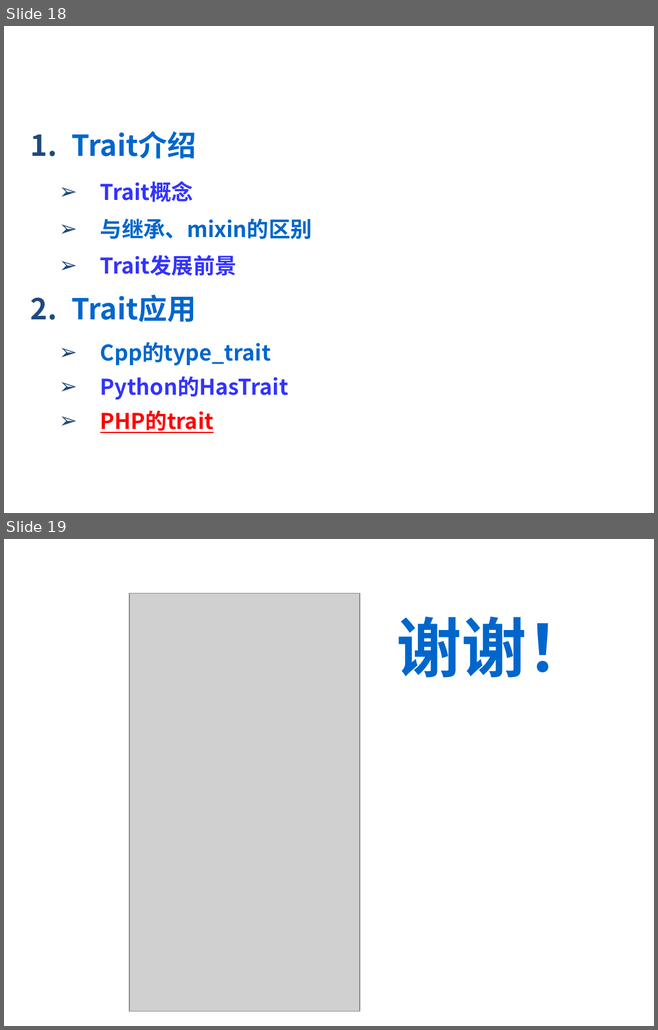
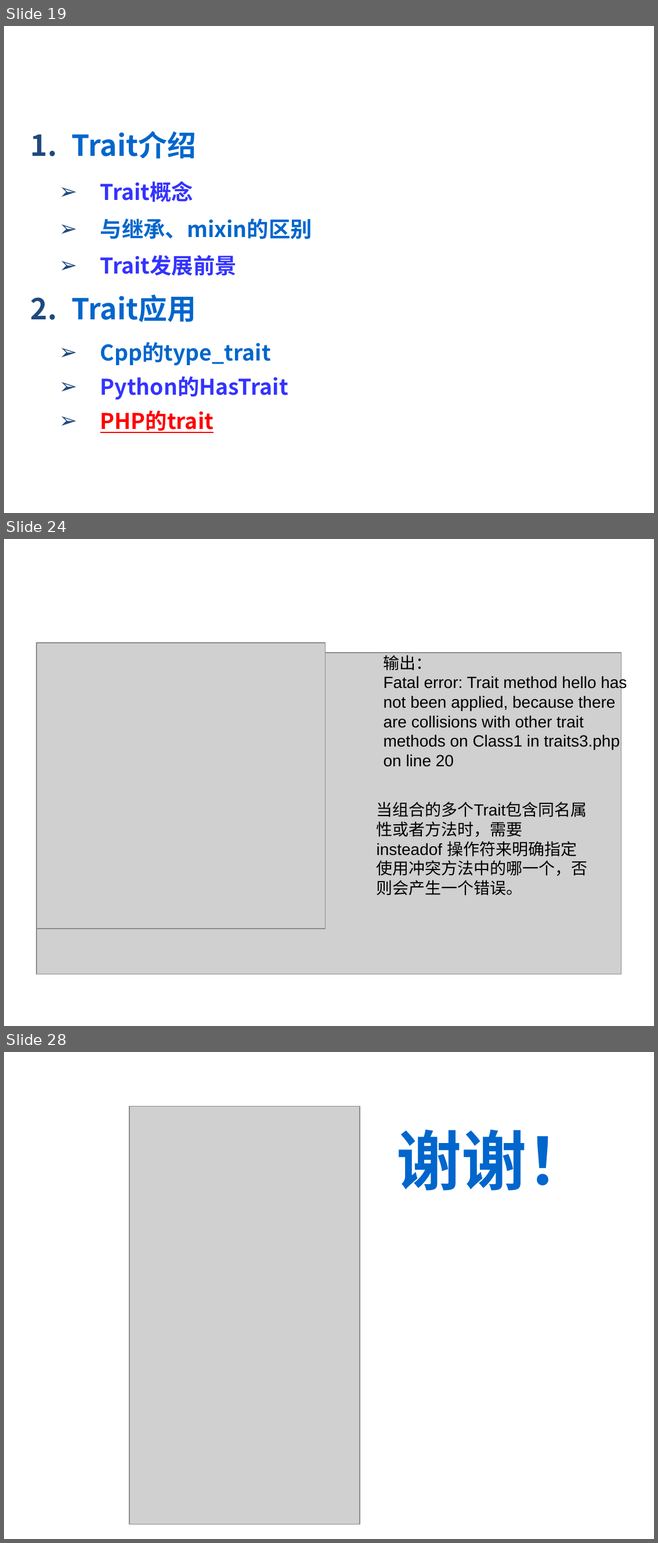
Before and after one commit to 2017-CompilerH-a3/Teamwork-Traits, a slide deck: trait.ppt. Shown one above the other, each under a label of ours: slides 18 and 19 before the commit, slides 19, 24 and 28 after it; the slides between them are not shown. The pictures are 658x1030 and 658x1543 pixels, drawn with LibreOffice and Linux fonts; fonts in the diff are those of the drawing; grey boxes stand for pictures; background and template pictures are left out. Boxes give left, top, right and bottom in pixels: in the first picture for what was removed or moved away, otherwise in the second. Text is boxed around its words. In the diff, an @@ line names an element or a change of style, - is before the commit and + after.

```diff
--- a/trait.ppt
+++ b/trait.ppt
@@ slide 24 added at box(4, 539, 654, 1026), background picture (left out) @@
@@ text added at box(36, 559, 394, 599), 28 pt, text #FFFFFF, bold, italic @@
+PHP中的traits
@@ picture added at box(36, 643, 325, 929) @@
@@ picture added at box(36, 653, 621, 974) @@
@@ text added at box(383, 653, 626, 767), 18 pt, text #000000 @@
+输出：
+Fatal error: Trait method hello has not been applied, because there are collisions with other trait methods on Class1 in traits3.php on line 20
@@ text added at box(376, 802, 587, 896), 18 pt, text #000000 @@
+当组合的多个Trait包含同名属性或者方法时，需要 insteadof 操作符来明确指定使用冲突方法中的哪一个，否则会产生一个错误。
@@ what was slide 18 is now slide 19 @@
@@ what was slide 19 is now slide 28 @@
```
Also in this commit, not shown: 8 slides changed, 8 other slides added.
